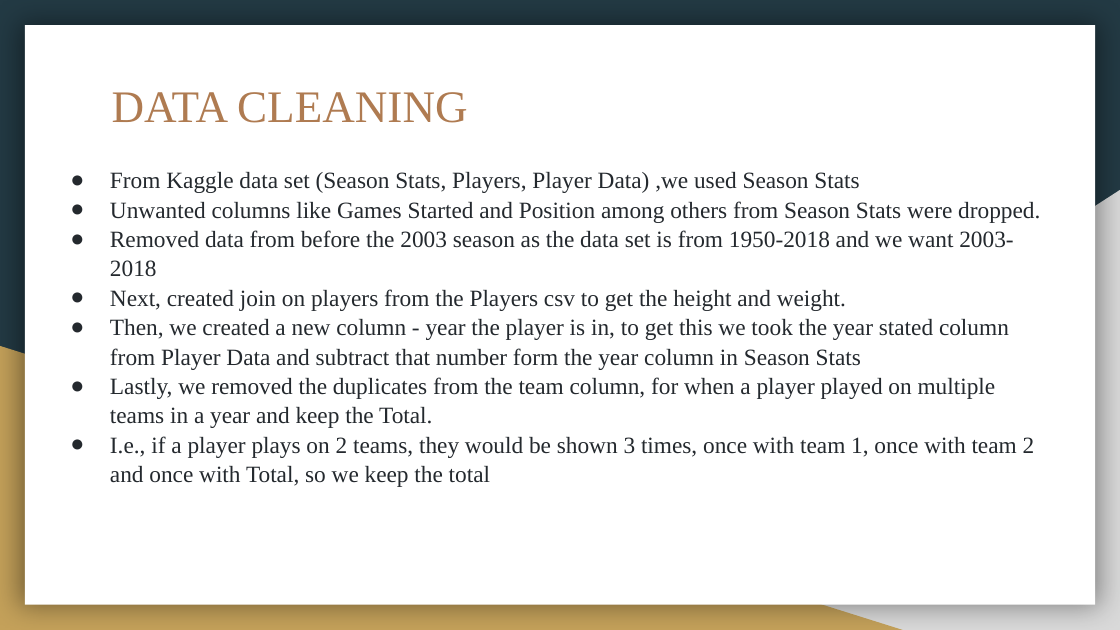
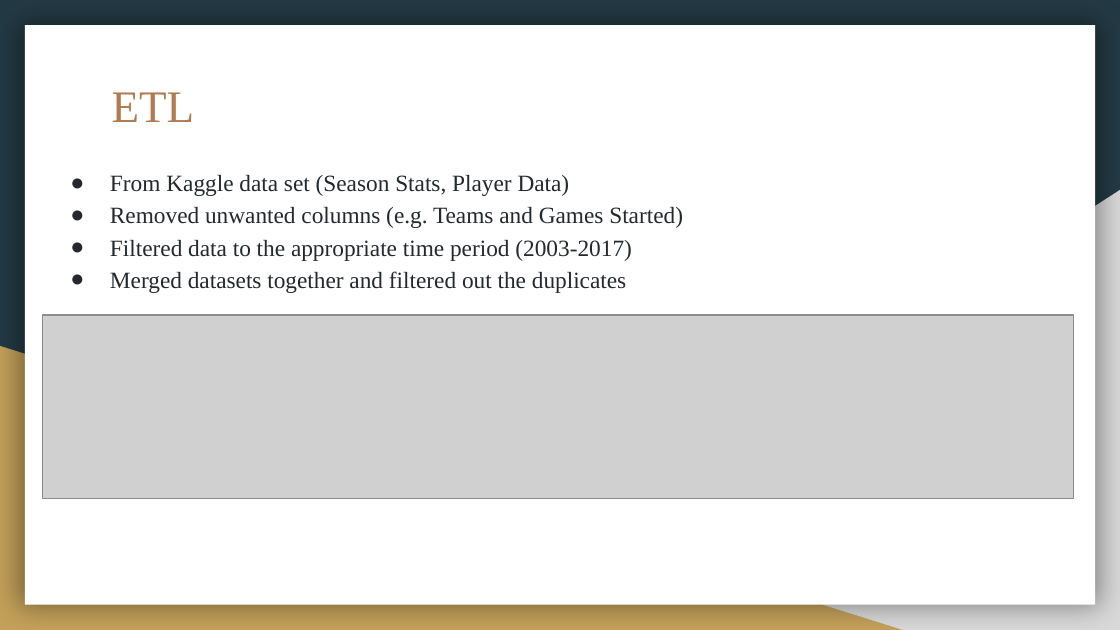
Before and after one commit to joshb738/NBA_Player_Analysis, a slide deck: slide 4 of Visualization/NBA_PLAYER_ANALYSIS.pptx. Drawn at 1120x630 pixels with LibreOffice and Linux fonts; fonts in the diff are those of the drawing; grey boxes stand for pictures. Boxes give left, top, right and bottom in pixels: in the first picture for what was removed or moved away, otherwise in the second. Text is boxed around its words. In the diff, an @@ line names an element or a change of style, - is before the commit and + after.

Commit message:
Editing Powerpoint

```diff
--- a/Visualization/NBA_PLAYER_ANALYSIS.pptx
+++ b/Visualization/NBA_PLAYER_ANALYSIS.pptx
@@ title at (112, 92, 195, 122): text changed @@
-DATA CLEANING
+ETL
@@ text at (110, 175, 683, 293): text changed @@
-● From Kaggle data set (Season Stats, Players, Player Data) ,we used Season Stats
-● Unwanted columns like Games Started and Position among others from Season Stats were dropped.
-● Removed data from before the 2003 season as the data set is from 1950-2018 and we want 2003-2018
-● Next, created join on players from the Players csv to get the height and weight.
-● Then, we created a new column - year the player is in, to get this we took the year stated column from Player Data and subtract that number form the year column in Season Stats
-● Lastly, we removed the duplicates from the team column, for when a player played on multiple teams in a year and keep the Total.
-● I.e., if a player plays on 2 teams, they would be shown 3 times, once with team 1, once with team 2 and once with Total, so we keep the total
+● From Kaggle data set (Season Stats, Player Data)
+● Removed unwanted columns (e.g. Teams and Games Started)
+● Filtered data to the appropriate time period (2003-2017)
+● Merged datasets together and filtered out the duplicates
@@ picture added at (43, 315, 1073, 498) @@
```
Also in this commit, not shown: 4 other slides changed, 6 slides added, 10 slides removed, 1 other file.
